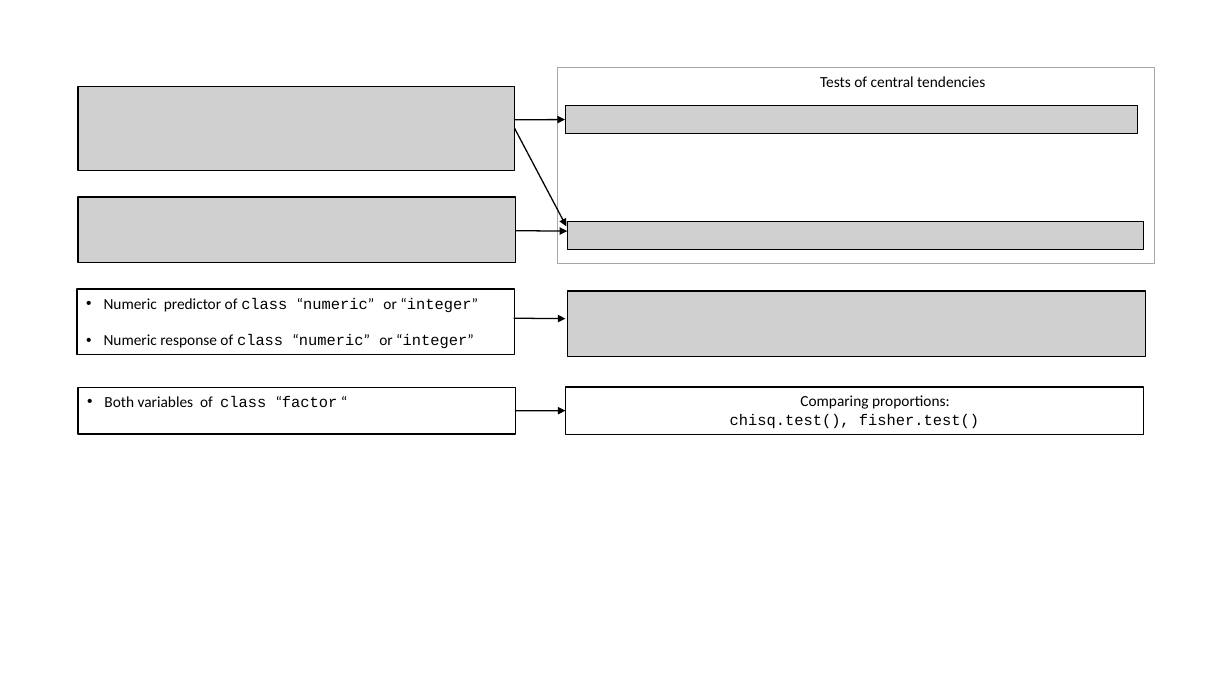
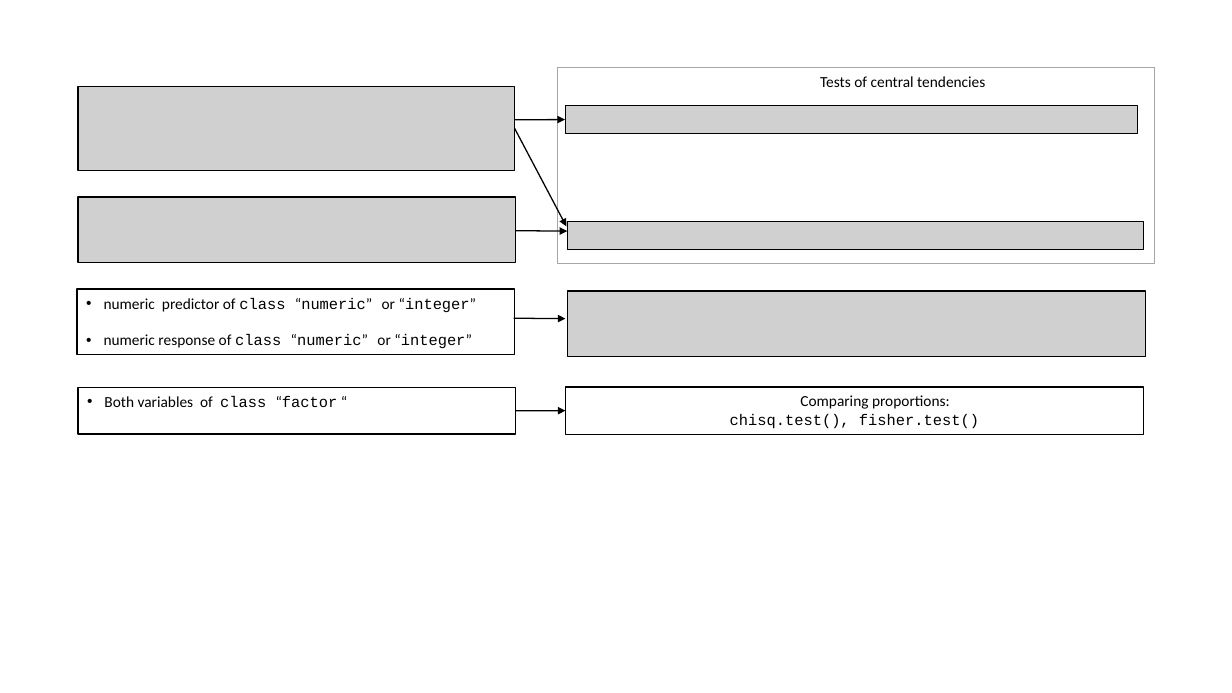
Before and after one commit to shhschilling/visStatistics, a slide deck: slide 1 of vignettes/figures/overview.pptx. Drawn at 1232x693 pixels with LibreOffice and Linux fonts; fonts in the diff are those of the drawing; grey boxes stand for pictures. Boxes give left, top, right and bottom in pixels: in the first picture for what was removed or moved away, otherwise in the second. Text is boxed around its words. In the diff, an @@ line names an element or a change of style, - is before the commit and + after.

```diff
--- a/vignettes/figures/overview.pptx
+++ b/vignettes/figures/overview.pptx
@@ text in rectangle at [104,298,477,348]: text changed @@
-• Numeric predictor of class “numeric” or “integer”
-• Numeric response of class “numeric” or “integer”
+• numeric predictor of class “numeric” or “integer”
+• numeric response of class “numeric” or “integer”
```
Also in this commit, not shown: 2 other slides changed, 18 other files.
